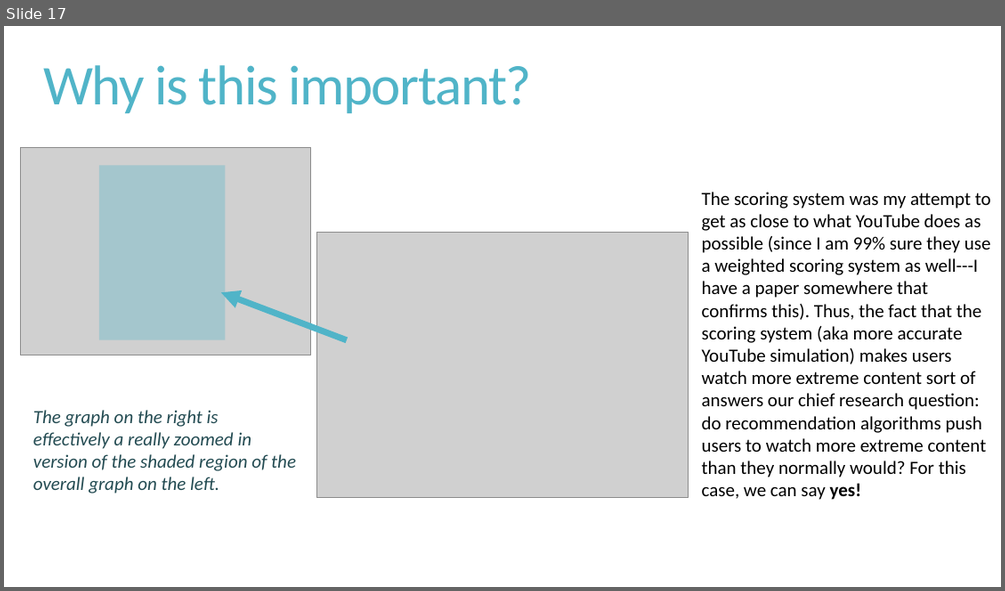
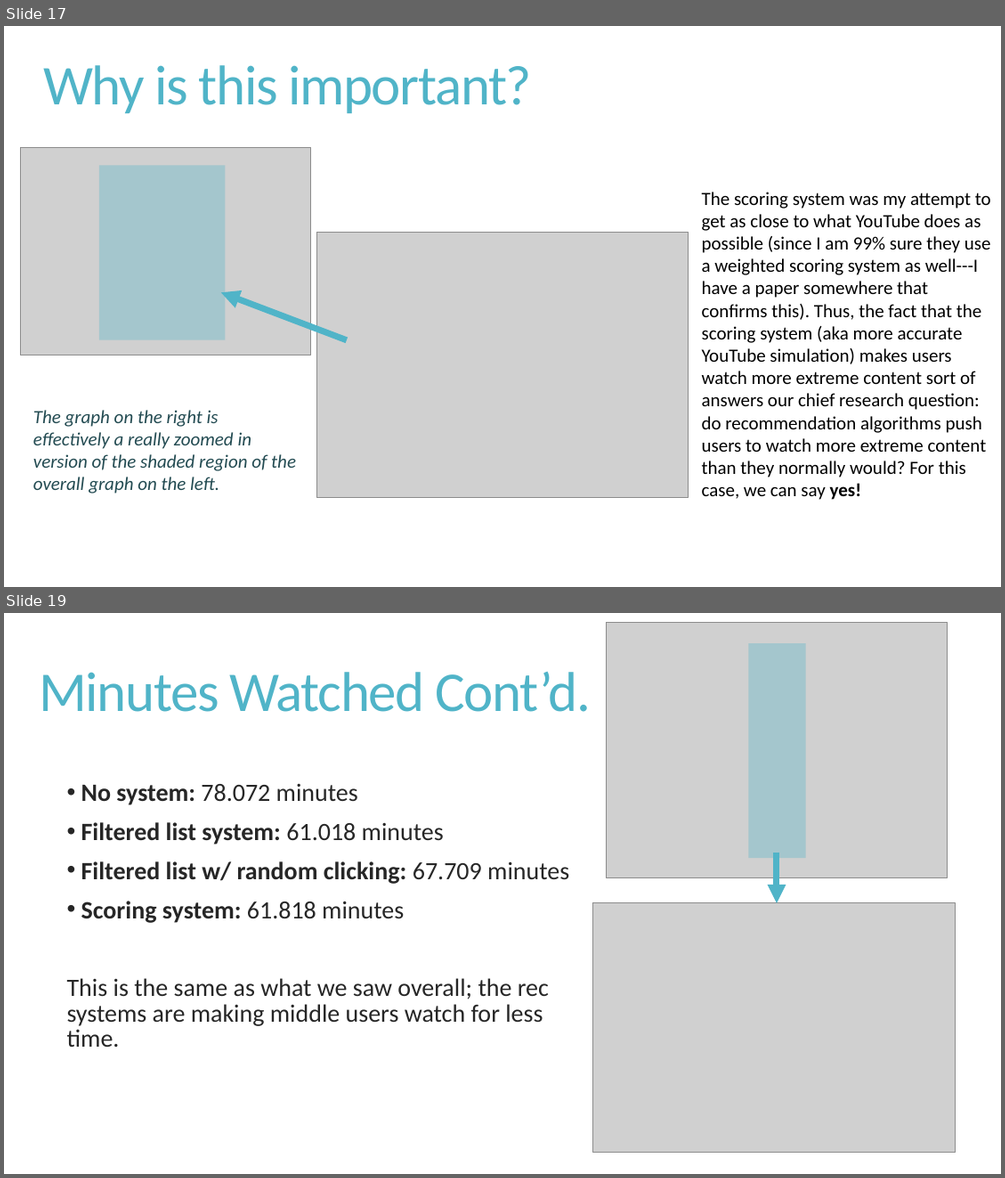
Before and after one commit to snyder-research-group/tools-of-justice, a slide deck: youtube simulation/Current Status of YouTube Simulation - 1-9-24.pptx. Shown one above the other, each under a label of ours: slide 17 before the commit, slides 17 and 19 after it; the slides between them are not shown. The pictures are 1005x591 and 1005x1178 pixels, drawn with LibreOffice and Linux fonts; fonts in the diff are those of the drawing; grey boxes stand for pictures. Boxes give left, top, right and bottom in pixels: in the first picture for what was removed or moved away, otherwise in the second. Text is boxed around its words. In the diff, an @@ line names an element or a change of style, - is before the commit and + after.

```diff
--- a/youtube simulation/Current Status of YouTube Simulation - 1-9-24.pptx
+++ b/youtube simulation/Current Status of YouTube Simulation - 1-9-24.pptx
@@ slide 19 added at box(4, 613, 1001, 1174), background #FFFFFF @@
@@ picture added at box(607, 622, 947, 877) @@
@@ rectangle added at box(749, 643, 806, 859), fill #50B4C8 at 34% opacity @@
@@ title added at box(39, 672, 591, 712), 54 pt, text #50B4C8 @@
+Minutes Watched Cont’d.
@@ text added at box(67, 784, 569, 1046), 24 pt, text #262626 @@
+• No system: 78.072 minutes
+• Filtered list system: 61.018 minutes
+• Filtered list w/ random clicking: 67.709 minutes
+• Scoring system: 61.818 minutes
+This is the same as what we saw overall; the rec systems are making middle users watch for less time.
@@ arrow added from (777, 852) to (777, 903), #50B4C8 6 pt @@
@@ picture added at box(593, 903, 956, 1152) @@
```
Also in this commit, not shown: 3 other slides added, 1 slide removed.
